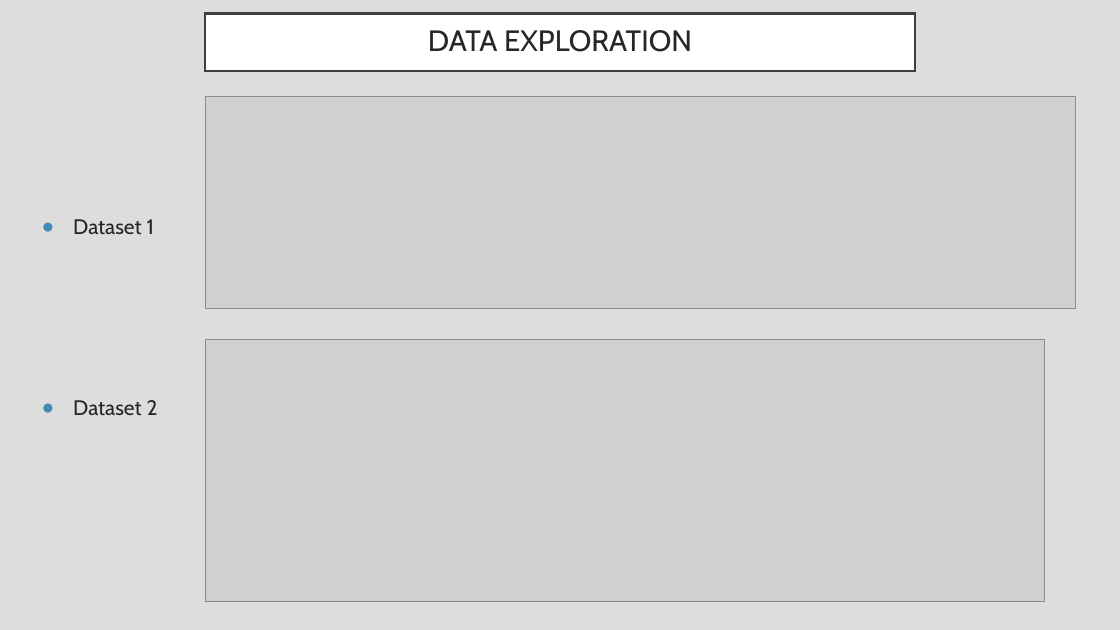
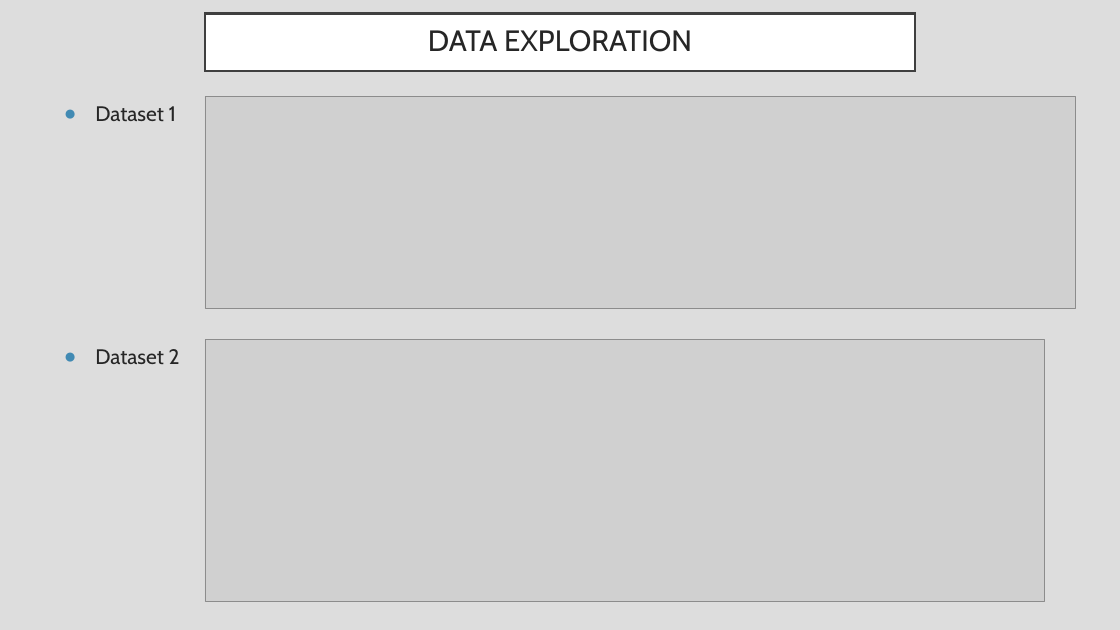
Before and after one commit to RealDreammaker/ProjectETL, a slide deck: slide 4 of ETL Process Presentation.pptx. Drawn at 1120x630 pixels with LibreOffice and Linux fonts; fonts in the diff are those of the drawing; grey boxes stand for pictures. Boxes give left, top, right and bottom in pixels: in the first picture for what was removed or moved away, otherwise in the second. Text is boxed around its words. In the diff, an @@ line names an element or a change of style, - is before the commit and + after.

```diff
--- a/ETL Process Presentation.pptx
+++ b/ETL Process Presentation.pptx
@@ text added at bbox=[95, 106, 176, 121], 18 pt, text #262626 @@
+● Dataset 1
@@ text at bbox=[73, 219, 154, 234]: paragraph removed @@
-● Dataset 1
@@ text "Dataset 2": place and size @@
-text "Dataset 2" at bbox=[73, 219, 158, 415]
+text "Dataset 2" at bbox=[95, 349, 180, 364]
@@ text "Dataset 2" at bbox=[95, 349, 180, 364]: line spacing 0.9 to 1 @@
```
Also in this commit, not shown: 4 other slides changed, 1 other file.
